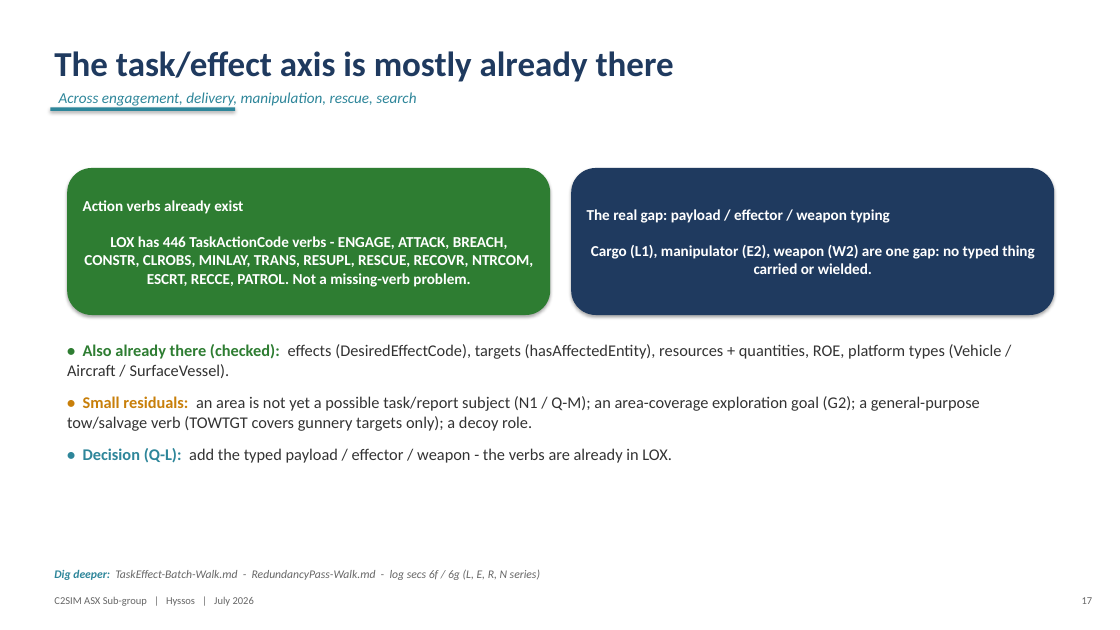
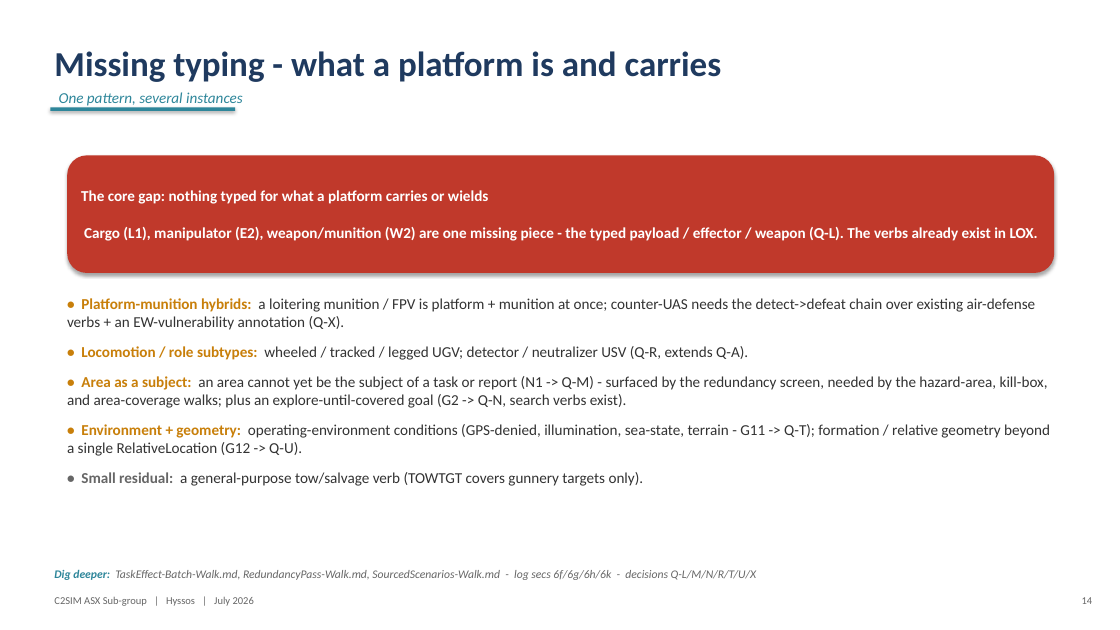
Before and after one commit to hyssostech/C2SIMArtifacts, a slide deck: slide 14 of Subgroups/ASX/InstantiationReview/ASX-Instantiation-Findings.pptx (slide 17 before the commit). Drawn at 1120x630 pixels with LibreOffice and Linux fonts; fonts in the diff are those of the drawing. Boxes give left, top, right and bottom in pixels: in the first picture for what was removed or moved away, otherwise in the second. Text is boxed around its words. In the diff, an @@ line names an element or a change of style, - is before the commit and + after.

```diff
--- a/Subgroups/ASX/InstantiationReview/ASX-Instantiation-Findings.pptx
+++ b/Subgroups/ASX/InstantiationReview/ASX-Instantiation-Findings.pptx
@@ text at bbox=[54, 51, 722, 82]: text changed @@
-The task/effect axis is mostly already there
+Missing typing - what a platform is and carries
@@ text at bbox=[59, 92, 243, 108]: text changed @@
-Across engagement, delivery, manipulation, rescue, search
+One pattern, several instances
@@ rounded rectangle removed at bbox=[67, 168, 550, 315] @@
-Action verbs already exist
-LOX has 446 TaskActionCode verbs - ENGAGE, ATTACK, BREACH, CONSTR, CLROBS, MINLAY, TRANS, RESUPL, RESCUE, RECOVR, NTRCOM, ESCRT, RECCE, PATROL. Not a missing-verb problem.
@@ rounded rectangle added at bbox=[67, 155, 1054, 273], fill #C0392B, 13 pt, text #FFFFFF, bold @@
+The core gap: nothing typed for what a platform carries or wields
+Cargo (L1), manipulator (E2), weapon/munition (W2) are one missing piece - the typed payload / effector / weapon (Q-L). The verbs already exist in LOX.
@@ rounded rectangle removed at bbox=[571, 168, 1054, 315] @@
-The real gap: payload / effector / weapon typing
-Cargo (L1), manipulator (E2), weapon (W2) are one gap: no typed thing carried or wielded.
@@ text at bbox=[67, 298, 1050, 486]: text changed; size 14 to 13 pt @@
-• Also already there (checked): effects (DesiredEffectCode), targets (hasAffectedEntity), resources + quantities, ROE, platform types (Vehicle / Aircraft / SurfaceVessel).
-• Small residuals: an area is not yet a possible task/report subject (N1 / Q-M); an area-coverage exploration goal (G2); a general-purpose tow/salvage verb (TOWTGT covers gunnery targets only); a decoy role.
-• Decision (Q-L): add the typed payload / effector / weapon - the verbs are already in LOX.
+• Platform-munition hybrids: a loitering munition / FPV is platform + munition at once; counter-UAS needs the detect->defeat chain over existing air-defense verbs + an EW-vulnerability annotation (Q-X).
+• Locomotion / role subtypes: wheeled / tracked / legged UGV; detector / neutralizer USV (Q-R, extends Q-A).
+• Area as a subject: an area cannot yet be the subject of a task or report (N1 -> Q-M) - surfaced by the redundancy screen, needed by the hazard-area, kill-box, and area-coverage walks; plus an explore-until-covered goal (G2 -> Q-N, search verbs exist).
+• Environment + geometry: operating-environment conditions (GPS-denied, illumination, sea-state, terrain - G11 -> Q-T); formation / relative geometry beyond a single RelativeLocation (G12 -> Q-U).
+• Small residual: a general-purpose tow/salvage verb (TOWTGT covers gunnery targets only).
@@ text at bbox=[54, 570, 757, 580]: text changed @@
-Dig deeper: TaskEffect-Batch-Walk.md - RedundancyPass-Walk.md - log secs 6f / 6g (L, E, R, N series)
+Dig deeper: TaskEffect-Batch-Walk.md, RedundancyPass-Walk.md, SourcedScenarios-Walk.md - log secs 6f/6g/6h/6k - decisions Q-L/M/N/R/T/U/X
@@ text at bbox=[1082, 597, 1093, 604]: text changed @@
-17
+14
```
Also in this commit, not shown: 17 other slides changed, 3 slides added, 8 slides removed, 2 other files.
